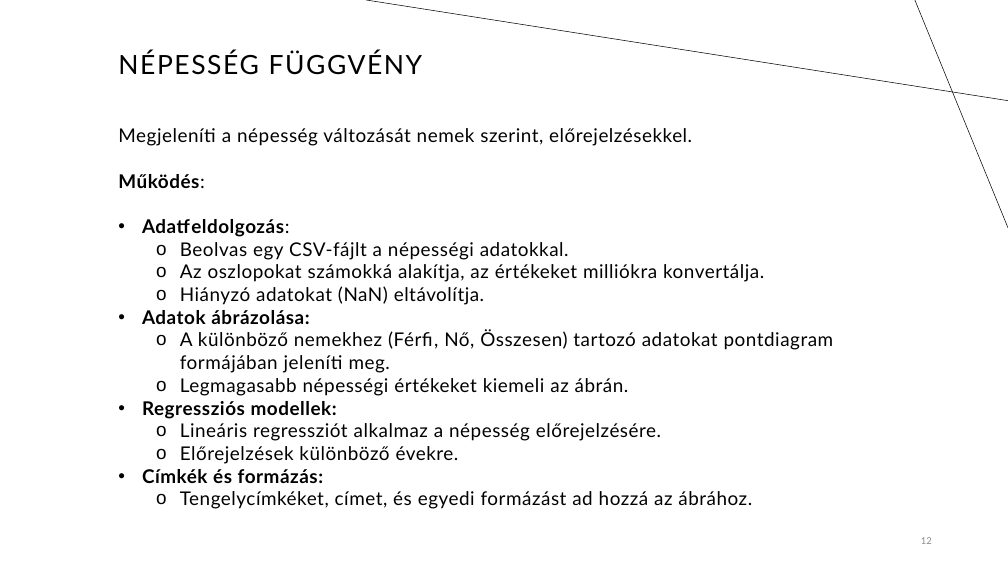
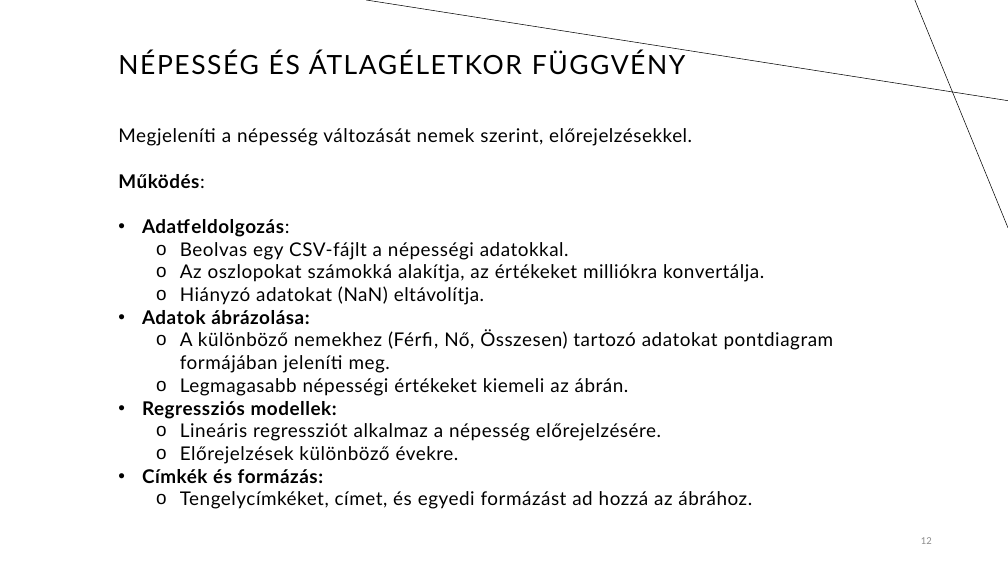
Before and after one commit to tthzsombor/prog_bead, a slide deck: slide 12 of Nepesseg.pptx. Drawn at 1008x567 pixels with LibreOffice and Linux fonts; fonts in the diff are those of the drawing. Boxes give left, top, right and bottom in pixels: in the first picture for what was removed or moved away, otherwise in the second. Text is boxed around its words. In the diff, an @@ line names an element or a change of style, - is before the commit and + after.

```diff
--- a/Nepesseg.pptx
+++ b/Nepesseg.pptx
@@ title at box(118, 51, 685, 75): text changed @@
-NÉPESSÉG FÜGGVÉNY
+NÉPESSÉG ÉS ÁTLAGÉLETKOR FÜGGVÉNY
```
Also in this commit, not shown: 2 other slides changed, 3 slides added, 1 slide removed, 2 other files.
